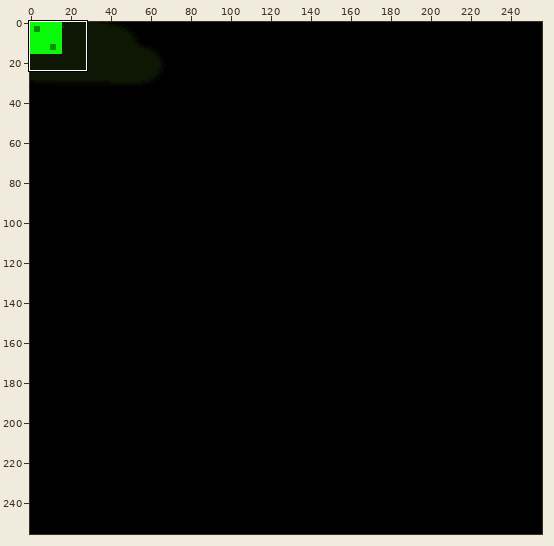
A sprite sheet gets an edit: res/textures/spritesheet.png. Above, an overview of the earlier version with the close-up marked.
Close-up. Old version:
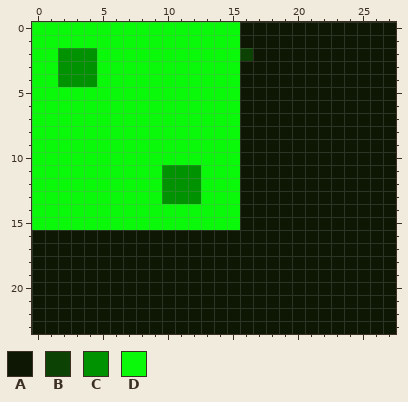
The file is 256x256 pixels. Colours within 5 levels of each other are drawn and written as one. Shown: x 0..27, y 0..23.
Palette (. is transparent): A #0d1703  B #0c4304  C #009200  D #0af80a
The result:
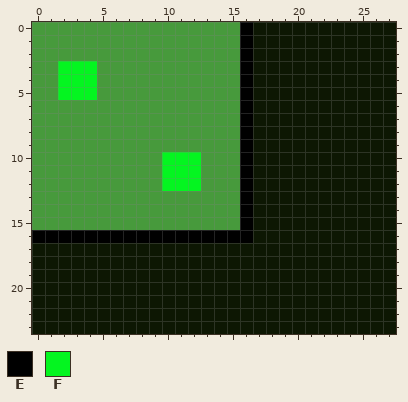
Colours new in this view: E #000000  F #04f520
What changed:
@@ palette @@
-D #0af80a
+D #479a3c
@@ x 0..18 @@
- 0 DDDDDDDDDDDDDDDDAAA
- 1 DDDDDDDDDDDDDDDDAAA
- 2 DDCCCDDDDDDDDDDDBAA
- 3 DDCCCDDDDDDDDDDDAAA
- 4 DDCCCDDDDDDDDDDDAAA
- 5 DDDDDDDDDDDDDDDDAAA
- 6 DDDDDDDDDDDDDDDDAAA
- 7 DDDDDDDDDDDDDDDDAAA
- 8 DDDDDDDDDDDDDDDDAAA
- 9 DDDDDDDDDDDDDDDDAAA
-10 DDDDDDDDDDDDDDDDAAA
-11 DDDDDDDDDDCCCDDDAAA
-12 DDDDDDDDDDCCCDDDAAA
-13 DDDDDDDDDDCCCDDDAAA
-14 DDDDDDDDDDDDDDDDAAA
-15 DDDDDDDDDDDDDDDDAAA
-16 AAAAAAAAAAAAAAAAAAA
+ 0 DDDDDDDDDDDDDDDDEAA
+ 1 DDDDDDDDDDDDDDDDEAA
+ 2 DDDDDDDDDDDDDDDDEAA
+ 3 DDFFFDDDDDDDDDDDEAA
+ 4 DDFFFDDDDDDDDDDDEAA
+ 5 DDFFFDDDDDDDDDDDEAA
+ 6 DDDDDDDDDDDDDDDDEAA
+ 7 DDDDDDDDDDDDDDDDEAA
+ 8 DDDDDDDDDDDDDDDDEAA
+ 9 DDDDDDDDDDDDDDDDEAA
+10 DDDDDDDDDDFFFDDDEAA
+11 DDDDDDDDDDFFFDDDEAA
+12 DDDDDDDDDDFFFDDDEAA
+13 DDDDDDDDDDDDDDDDEAA
+14 DDDDDDDDDDDDDDDDEAA
+15 DDDDDDDDDDDDDDDDEAA
+16 EEEEEEEEEEEEEEEEEAA
 17 AAAAAAAAAAAAAAAAAAA
Where, in picture pixels (left, top, right, bottom), the same in both close-ups:
changed: (32, 22, 253, 243)
